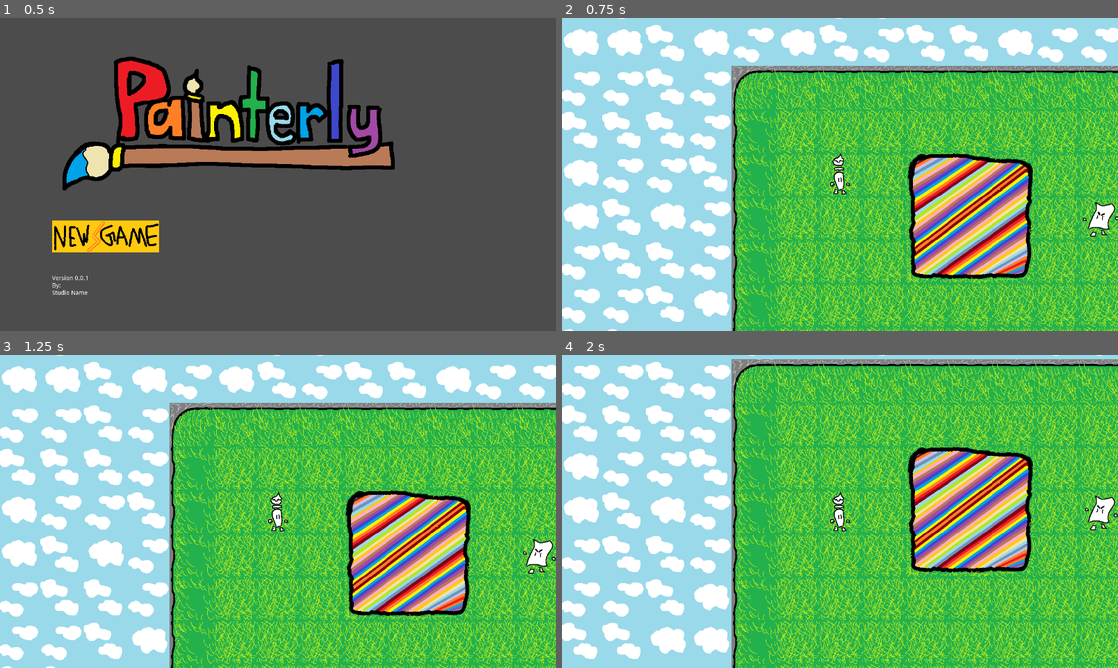
Above: before the commit, frames 1-4 (two rows, left to right).
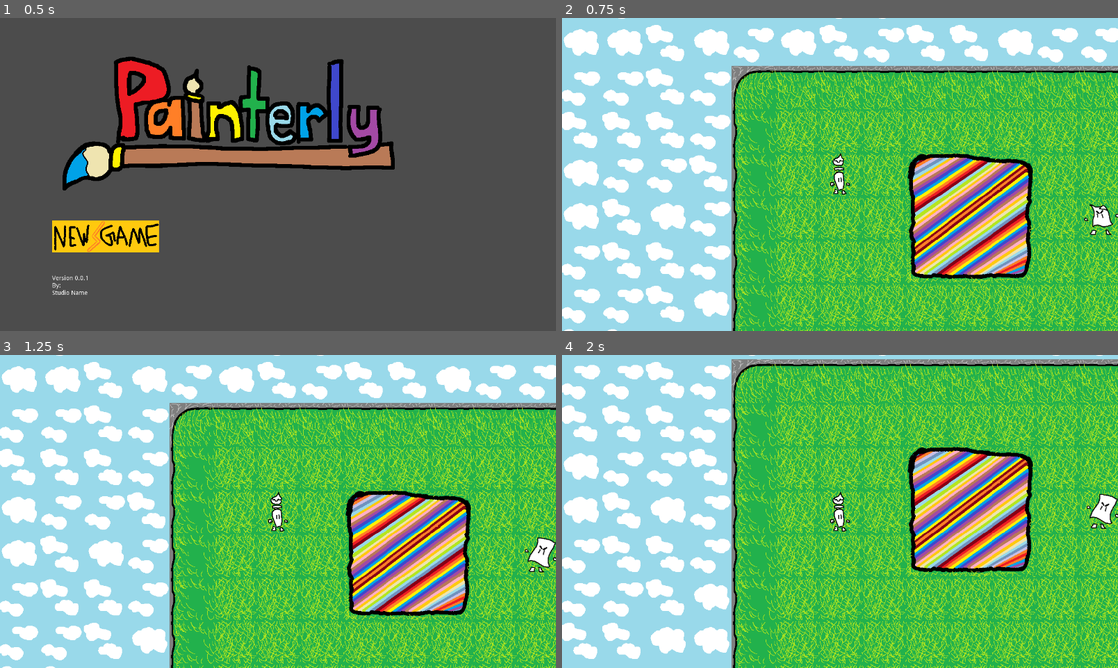
Above: after the commit, the same moments.

Repository: Melaisi/PaintGame
Game: Godot game, scene res://Scenes/Title/MainMenu.tscn
Same seed, same stepped clock (60 frames per second), same inputs: the game is played once before the commit and once after it.
Inputs (mouse positions are in pixels of both pictures, inside the frame that each line leads up to):
- Up to frame 1 (0.5 s): no input
- Up to frame 2 (0.75 s): tap Enter at 0.5 s; move the mouse to (789, 237) at 0.52 s; hold Right (ui_right) from 0.53 s (still down); click (789, 237) at 0.67 s
- Up to frame 3 (1.25 s): keep holding Right (ui_right)
- Up to frame 4 (2 s): move the mouse to (728, 527) at 1.27 s; release Right (ui_right) at 1.28 s; hold Down (ui_down) from 1.28 s (still down)

Frame 1 is identical in both runs. In frame 2, 0.3% of the frame differs, in the area x 93-100%, y 58-70%; in frame 3, 0.3%; in frame 4, 0.3%.

Commit message:
Update enemy animation based on encounter result

Diff:
--- a/Scenes/Party/Enemy/Enemy.gd
+++ b/Scenes/Party/Enemy/Enemy.gd
@@ -7,19 +7,23 @@
 
 var current_state = "none"
 # Called when the node enters the scene tree for the first time.
+
 func _ready():
+	print("ENEMY --- READY")
 	update_state()
 
+
+
 func update_state():
+
 	# update state of player from global script
 	current_state = get_node("/root/Global").enemy_state
+	print ("Current State is ", current_state)
 
-	# Make sure both state not visible
-	get_node("notHappy").visible = false
-	get_node("Happy").visible = false
-
-	# toogle visibility based on global state
+	# toogle animation based on global state
 	if current_state == "HAPPY":
-		get_node("Happy").visible = true
+		print("Current state = Happy")
+		get_node("AnimatedSprite").play("HAPPY")
 	else:
-		get_node("notHappy").visible = true
+		print ("Current stae != happy")
+		get_node("AnimatedSprite").play("NOT_HAPPY")
--- a/Scenes/Party/Enemy/Enemy.tscn
+++ b/Scenes/Party/Enemy/Enemy.tscn
@@ -1,16 +1,25 @@
-[gd_scene load_steps=8 format=2]
+[gd_scene load_steps=12 format=2]
 
 [ext_resource path="res://Art/To be used/Characters/enemyPaper_04.png" type="Texture" id=1]
 [ext_resource path="res://Art/To be used/Characters/enemyPaper_01.png" type="Texture" id=2]
 [ext_resource path="res://Art/To be used/Characters/enemyPaper_03.png" type="Texture" id=3]
-[ext_resource path="res://Art/To be used/Characters/enemyPaper_02.png" type="Texture" id=4]
+[ext_resource path="res://Art/To be used/Characters/enemyPaperHappy_04.png" type="Texture" id=4]
 [ext_resource path="res://Scenes/Party/Enemy/Enemy.gd" type="Script" id=5]
+[ext_resource path="res://Art/To be used/Characters/enemyPaper_02.png" type="Texture" id=6]
+[ext_resource path="res://Art/To be used/Characters/enemyPaperHappy_02.png" type="Texture" id=7]
+[ext_resource path="res://Art/To be used/Characters/enemyPaperHappy_03.png" type="Texture" id=8]
+[ext_resource path="res://Art/To be used/Characters/enemyPaperHappy_01.png" type="Texture" id=9]
 
 [sub_resource type="SpriteFrames" id=1]
 animations = [ {
-"frames": [ ExtResource( 2 ), ExtResource( 4 ), ExtResource( 3 ), ExtResource( 1 ) ],
+"frames": [ ExtResource( 9 ), ExtResource( 7 ), ExtResource( 8 ), ExtResource( 4 ) ],
 "loop": true,
-"name": "Idle",
+"name": "HAPPY",
+"speed": 5.0
+}, {
+"frames": [ ExtResource( 2 ), ExtResource( 6 ), ExtResource( 3 ), ExtResource( 1 ) ],
+"loop": true,
+"name": "NOT_HAPPY",
 "speed": 5.0
 } ]
 
@@ -20,19 +29,10 @@
 [node name="Enemy" type="Area2D"]
 script = ExtResource( 5 )
 
-[node name="Happy" type="AnimatedSprite" parent="."]
-visible = false
+[node name="AnimatedSprite" type="AnimatedSprite" parent="."]
 frames = SubResource( 1 )
-animation = "Idle"
-frame = 3
-playing = true
-
-[node name="notHappy" type="AnimatedSprite" parent="."]
-visible = false
-position = Vector2( -2, 4 )
-frames = SubResource( 1 )
-animation = "Idle"
-frame = 3
+animation = "NOT_HAPPY"
+frame = 2
 playing = true
 
 [node name="CollisionShape2D" type="CollisionShape2D" parent="."]
